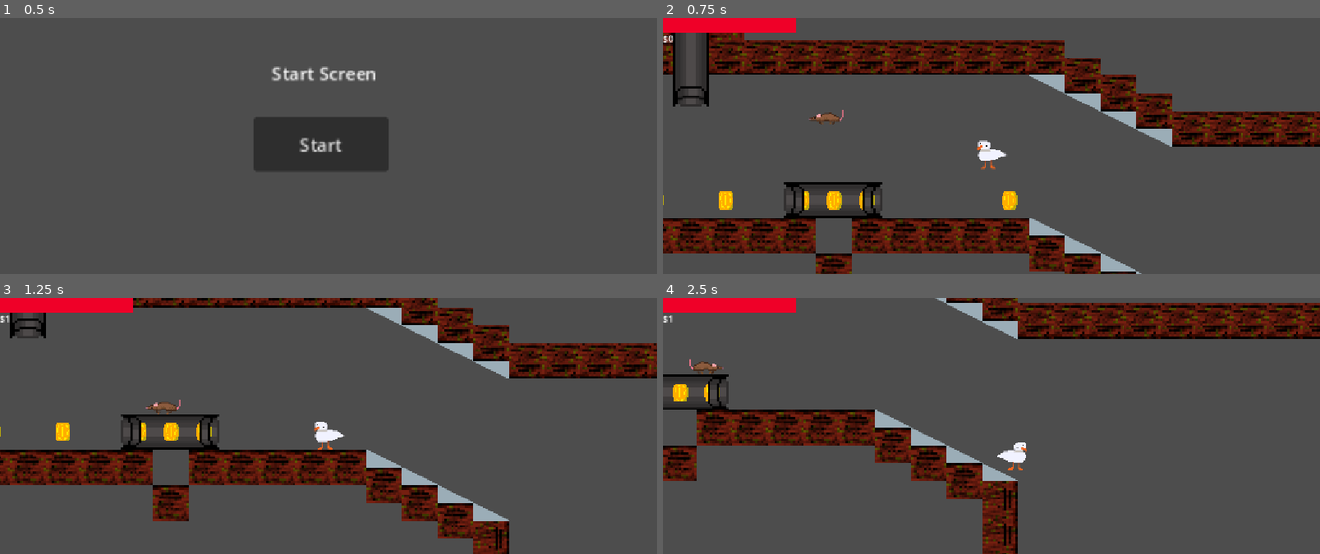
Above: before the commit, frames 1-4 (two rows, left to right).
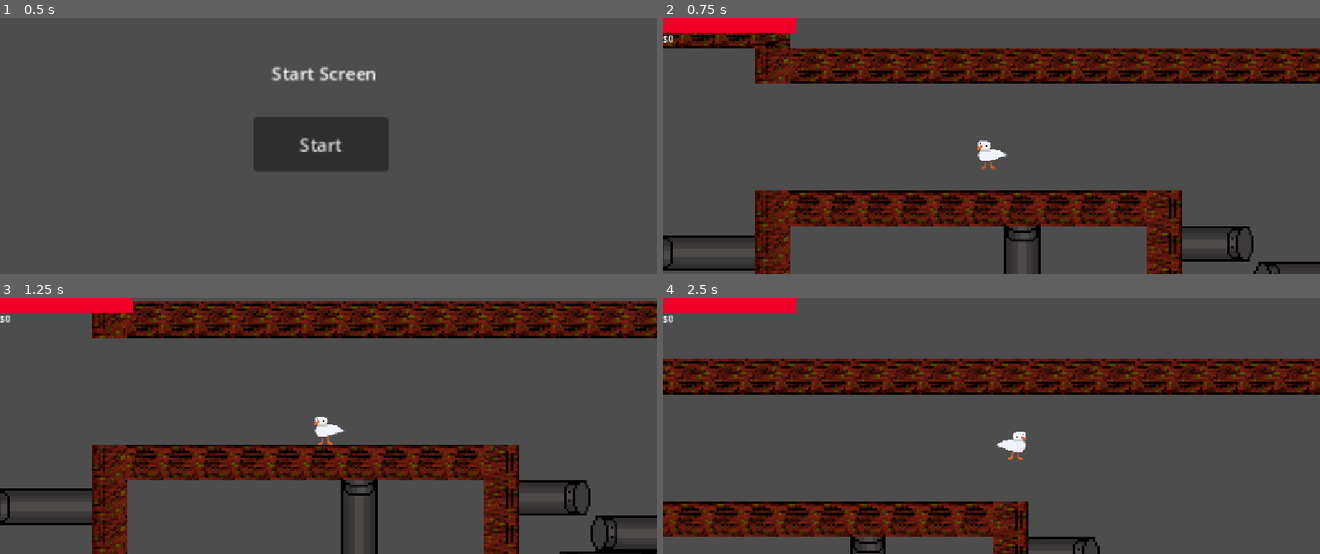
Above: after the commit, the same moments.

Repository: Mango-The-Froot/Duhk
Game: Godot game, scene res://Collab/Scenes/StartScreen.tscn
Same seed, same stepped clock (60 frames per second), same inputs: the game is played once before the commit and once after it.
Inputs:
- Up to frame 1 (0.5 s): no input
- Up to frame 2 (0.75 s): click "Start" at 0.5 s
- Up to frame 3 (1.25 s): no input
- Up to frame 4 (2.5 s): tap E at 1.25, 2 s; hold Right (Right) from 1.28 s (still down); tap Shift (Dash) at 1.35, 2.1 s; tap Space (Jump) at 1.52, 1.82, 2.27 s

Frame 1 is identical in both runs. In frame 2, 39% of the frame differs, in the area x 0-100%, y 5-100%; in frame 3, 37%; in frame 4, 39%.

Commit message:
Update Duhk.tscn

Diff:
--- a/Collab/Scenes/Duhk.tscn
+++ b/Collab/Scenes/Duhk.tscn
@@ -222,7 +222,7 @@
 layer_2/tile_data = PackedInt32Array(1703938, 524289, 12, 1966082, 524289, 4, 2228226, 524289, 4, 2490370, 524289, 4, 2 …(2958 unchanged characters)…
 
 [node name="Player" type="CharacterBody2D" parent="." unique_id=1561518963]
-position = Vector2(580, 899)
+position = Vector2(1425, 2132)
 script = ExtResource("1_6lmjr")
 metadata/_edit_group_ = true
 
